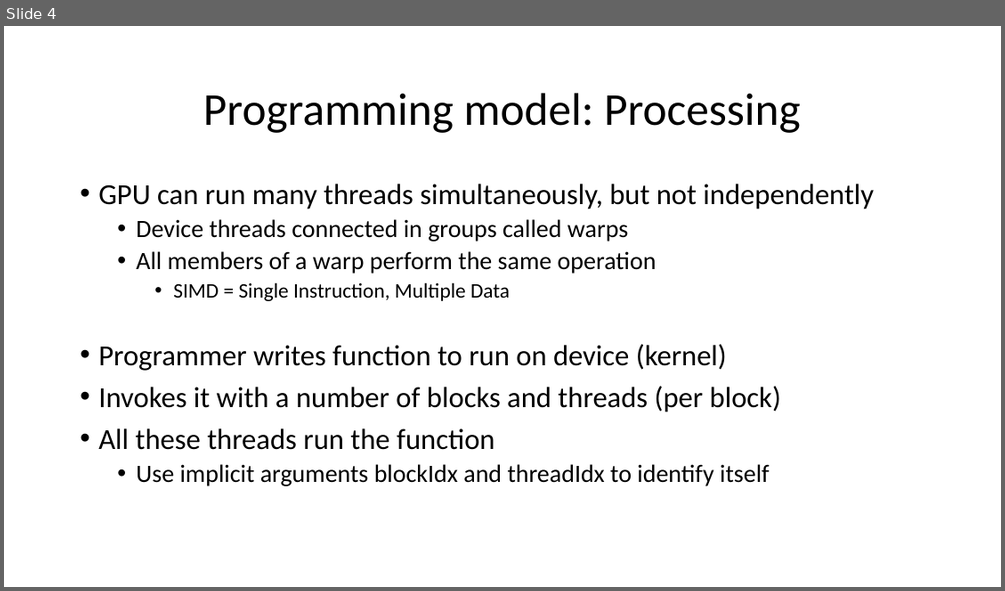
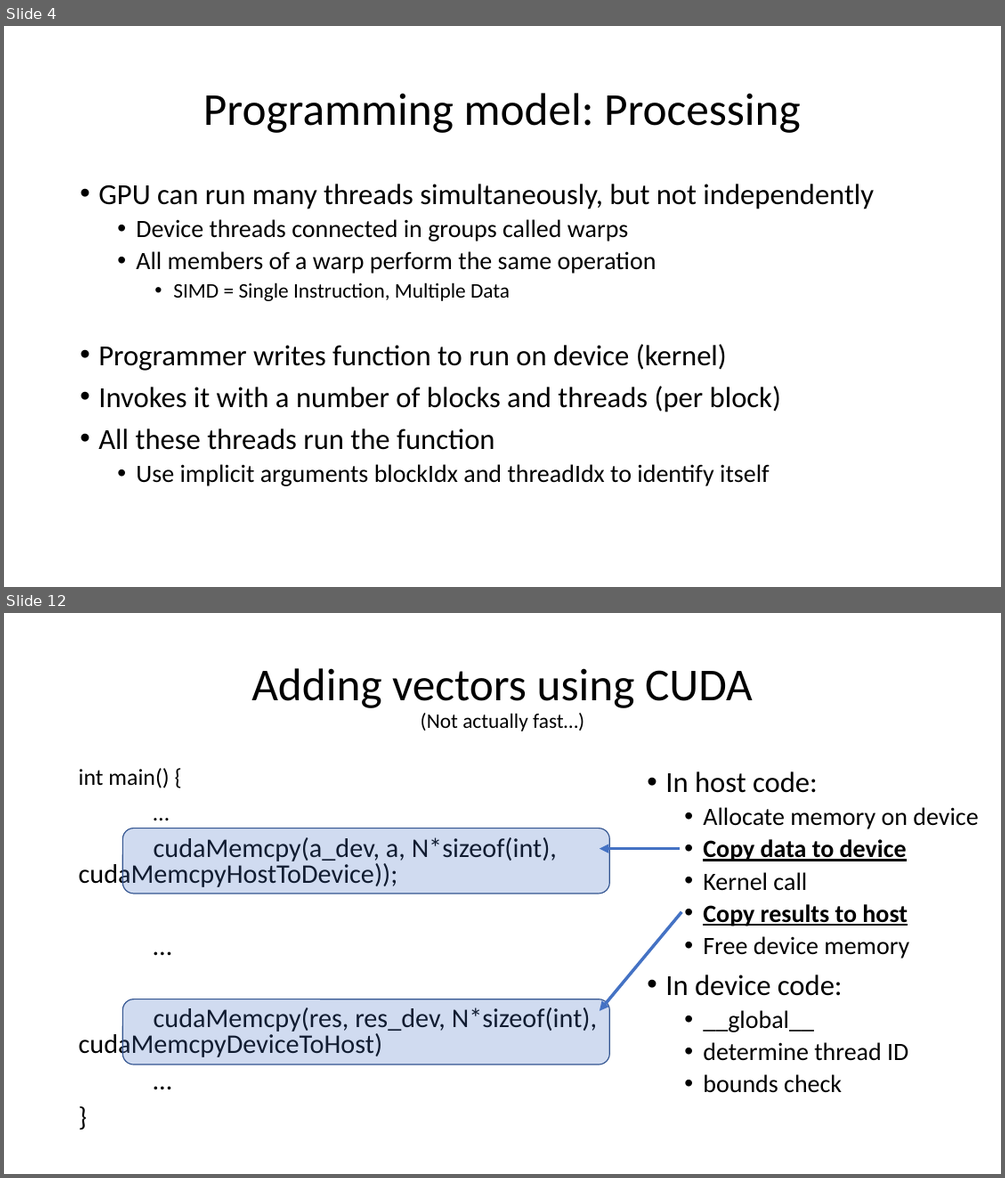
Before and after one commit to TeachingUndergradsCHC/modules, a slide deck: Programming/cuda/lecture_slides_pi.pptx. Shown one above the other, each under a label of ours: slide 4 before the commit, slides 4 and 12 after it; the slides between them are not shown. The pictures are 1005x591 and 1005x1178 pixels, drawn with LibreOffice and Linux fonts; fonts in the diff are those of the drawing. Boxes give left, top, right and bottom in pixels: in the first picture for what was removed or moved away, otherwise in the second. Text is boxed around its words. In the diff, an @@ line names an element or a change of style, - is before the commit and + after.

```diff
--- a/Programming/cuda/lecture_slides_pi.pptx
+++ b/Programming/cuda/lecture_slides_pi.pptx
@@ slide 12 added at [4, 613, 1001, 1174], background #FFFFFF @@
@@ title added at [251, 668, 752, 731], 44 pt, text #000000 @@
+Adding vectors using CUDA
+(Not actually fast…)
@@ text added at [79, 768, 597, 1060], 25.9 pt, text #000000 @@
+int main() {
+…
+cudaMemcpy(a_dev, a, N*sizeof(int), cudaMemcpyHostToDevice));
+…
+cudaMemcpy(res, res_dev, N*sizeof(int), cudaMemcpyDeviceToHost)
+…
+}
@@ text added at [665, 771, 978, 1093], 24 pt, text #000000 @@
+• In host code:
+  • Allocate memory on device
+  • Copy data to device
+  • Kernel call
+  • Copy results to host
+  • Free device memory
+• In device code:
+  • __global__
+  • determine thread ID
+  • bounds check
@@ rounded rectangle added at [123, 828, 610, 893], fill #4472C4 at 25% opacity, outline #325491 1 pt @@
@@ arrow added from (680, 849) to (599, 849), #4472C4 3 pt @@
@@ arrow added from (681, 912) to (599, 1011), #4472C4 3 pt @@
@@ rounded rectangle added at [123, 999, 610, 1064], fill #4472C4 at 25% opacity, outline #325491 1 pt @@
```
Also in this commit, not shown: 11 slides changed, 6 other slides added, 1 slide removed, 3 other files.
